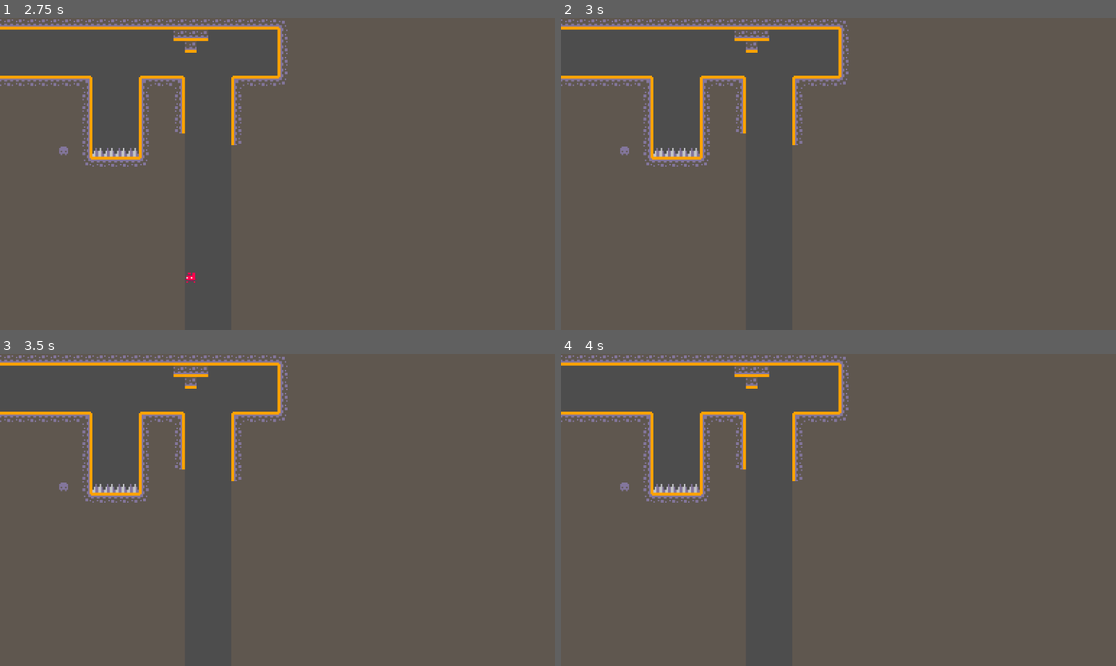
Above: before the commit, frames 1-4 (two rows, left to right).
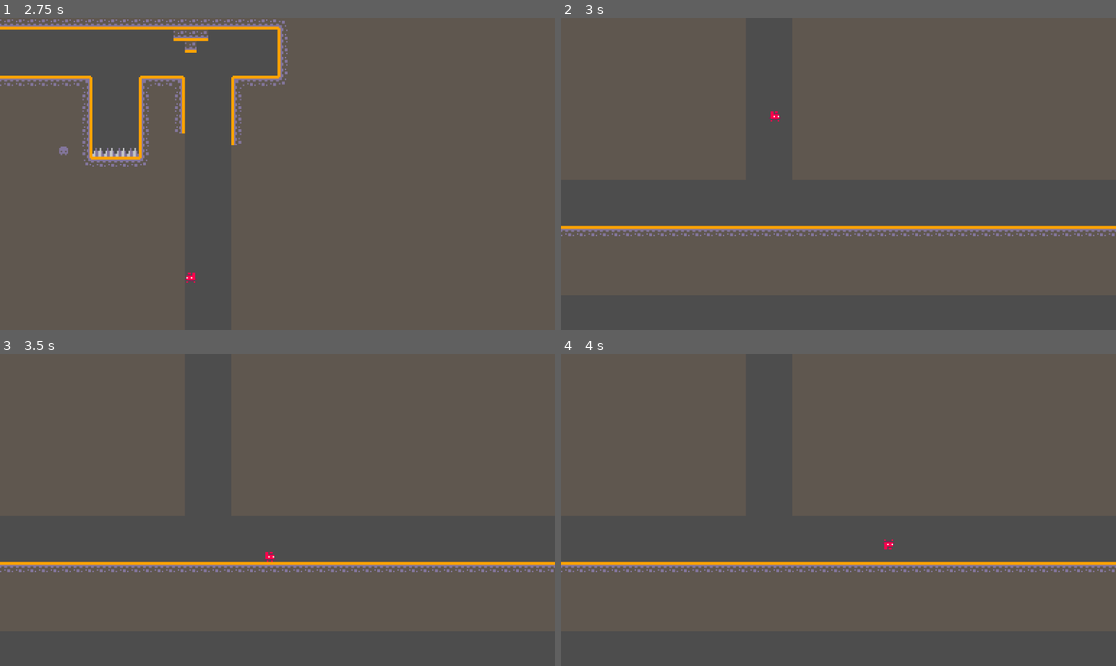
Above: after the commit, the same moments.

Repository: fredchien3/20-game-challenge
Game: Godot game, scene res://main/main.tscn
Two runs of this game, one before a commit and one after it. Both use one fixed random seed, a clock stepped at 60 frames per second and the inputs below.
Inputs:
- Up to frame 1 (2.75 s): tap Enter (ui_accept) at 0.5, 0.77, 1.25, 1.52, 2 s; hold A (a) 0.53-1.28 s; hold Right (ui_right) 0.53-2.03 s; tap D (d) at 0.8, 1.35 s; tap S (s) at 1.55 s; hold Left (ui_left) from 2.03 s (still down); hold S (s) from 2.03 s (still down); tap W (w) at 2.3 s
- Up to frame 2 (3 s): release Left (ui_left) at 2.78 s; release S (s) at 2.78 s; hold Right (ui_right) from 2.78 s (still down); tap W (w) at 2.85 s
- Up to frame 3 (3.5 s): keep holding Right (ui_right); tap Enter (ui_accept) at 3.02 s; tap A (a) at 3.05 s
- Up to frame 4 (4 s): keep holding Right (ui_right); hold A (a) from 3.53 s (still down); tap Enter (ui_accept) at 3.77 s; tap D (d) at 3.8 s

Frame 1 is identical in both runs. In frame 2, 5.7% of the frame differs, in the area x 0-100%, y 0-70%; in frame 3, 5.7%; in frame 4, 5.7%.

Commit message:
Improve camera snapping logic
- Cooldown + player shift prevents infinite snapping when player stands on boundary

Diff:
--- a/6--vvvvvv/main/camera_2d.gd
+++ b/6--vvvvvv/main/camera_2d.gd
@@ -1,49 +1,46 @@
 extends Camera2D
-# Math time.
-# Viewport width / camera_zoom_level = current camera width
-# width / 2 = initial offset
-# width + width = next screen over
 
-# Viewport height / camera_zoom_level = current camera height
-# height / 2 = initial offset
-# height + height = next screen below
+@onready var start_position = position
+@onready var camera_width = get_viewport().size.x / zoom.x
+@onready var camera_height = get_viewport().size.y / zoom.y
+@onready var cooldown = 0.0
 
-var start_position: Vector2
-var camera_width
-var camera_height
+# TBD: If camera desync becomes an issue due to player speed surpassing
+# the cooldown period, and the camera loses the player, a possible fix could be
+# to poll the player's position and center the camera on the nearest
+# camera-sized grid position that contains the player's position (math).
 
-func _ready() -> void:
-	start_position = position
-	camera_width = get_viewport().size.x / zoom.x
-	camera_height = get_viewport().size.y / zoom.y
-
-	#horizontal_offset = camera_width / 2.0
-	#vertical_offset = camera_height / 2.0
-
-# Called every frame. 'delta' is the elapsed time since the previous frame.
 func _process(delta: float) -> void:
-	pass
-
-# debugging purposes
-func _input(event: InputEvent) -> void:
-	if event.is_action_pressed("w"):
-		position.y -= camera_height
-	if event.is_action_pressed("a"):
-		position.x -= camera_width
-	if event.is_action_pressed("s"):
-		position.y += camera_height
-	if event.is_action_pressed("d"):
-		position.x += camera_width
-
+	if cooldown > 0.0: cooldown -= 0.1
 
 func _on_bottom_area_body_entered(body: Node2D) -> void:
-	position.y += camera_height
+	if cooldown > 0: return
+
+	if body.is_in_group("player"):
+		body.shift("down")
+		position.y += camera_height
+		cooldown = 3.0
 
 func _on_right_area_body_entered(body: Node2D) -> void:
-	position.x += camera_width
+	if cooldown > 0: return
+
+	if body.is_in_group("player"):
+		body.shift("right")
+		position.x += camera_width
+		cooldown = 3.0
 
 func _on_top_area_body_entered(body: Node2D) -> void:
-	position.y -= camera_height
+	if cooldown > 0: return
+
+	if body.is_in_group("player"):
+		body.shift("up")
+		position.y -= camera_height
+		cooldown = 3.0
 
 func _on_left_area_body_entered(body: Node2D) -> void:
-	position.x -= camera_width
+	if cooldown > 0: return
+
+	if body.is_in_group("player"):
+		body.shift("left")
+		position.x -= camera_width
+		cooldown = 3.0
--- a/6--vvvvvv/main/main.tscn
+++ b/6--vvvvvv/main/main.tscn
@@ -5,13 +5,21 @@
 [ext_resource type="PackedScene" uid="uid://3nsssrfp15wp" path="res://player/player.tscn" id="2_pjrb6"]
 [ext_resource type="Script" uid="uid://jn0nllgtfvcp" path="res://main/camera_2d.gd" id="4_c651c"]
 
-[sub_resource type="WorldBoundaryShape2D" id="WorldBoundaryShape2D_c651c"]
+[sub_resource type="SegmentShape2D" id="SegmentShape2D_c651c"]
+a = Vector2(-192, 0)
+b = Vector2(192, 0)
 
-[sub_resource type="WorldBoundaryShape2D" id="WorldBoundaryShape2D_3wy1v"]
+[sub_resource type="SegmentShape2D" id="SegmentShape2D_3wy1v"]
+a = Vector2(112, -0.000244141)
+b = Vector2(-104, 0.000244141)
 
-[sub_resource type="WorldBoundaryShape2D" id="WorldBoundaryShape2D_kfbq2"]
+[sub_resource type="SegmentShape2D" id="SegmentShape2D_kfbq2"]
+a = Vector2(-192, -0.000852966)
+b = Vector2(192, 0.000852966)
 
-[sub_resource type="WorldBoundaryShape2D" id="WorldBoundaryShape2D_4dugh"]
+[sub_resource type="SegmentShape2D" id="SegmentShape2D_4dugh"]
+a = Vector2(104, 0.000231012)
+b = Vector2(-112, -0.000248782)
 
 [node name="Main" type="Node2D"]
 texture_filter = 1
@@ -30,7 +38,7 @@
 tile_map_data = PackedByteArray("AAAAAAAAAAAEAAAAAAABAAAAAAAEAAAAAAACAAAAAAAEAAAAAAADAAAAAAAEAAAAAAAEAAAAAAAEAAAAAAAFAA …(32816 unchanged characters)…
 tile_set = ExtResource("1_pjrb6")
 
-[node name="Player" parent="." instance=ExtResource("2_pjrb6")]
+[node name="Player" parent="." groups=["player"] instance=ExtResource("2_pjrb6")]
 position = Vector2(24, 32)
 
 [node name="Camera2D" type="Camera2D" parent="."]
@@ -45,7 +53,7 @@
 
 [node name="CollisionShape2D" type="CollisionShape2D" parent="Camera2D/BottomArea"]
 position = Vector2(0, 108)
-shape = SubResource("WorldBoundaryShape2D_c651c")
+shape = SubResource("SegmentShape2D_c651c")
 metadata/_edit_lock_ = true
 
 [node name="RightArea" type="Area2D" parent="Camera2D"]
@@ -56,7 +64,7 @@
 [node name="CollisionShape2D" type="CollisionShape2D" parent="Camera2D/RightArea"]
 position = Vector2(192, 4)
 rotation = -1.57079
-shape = SubResource("WorldBoundaryShape2D_3wy1v")
+shape = SubResource("SegmentShape2D_3wy1v")
 metadata/_edit_lock_ = true
 
 [node name="TopArea" type="Area2D" parent="Camera2D"]
@@ -67,7 +75,7 @@
 [node name="CollisionShape2D" type="CollisionShape2D" parent="Camera2D/TopArea"]
 position = Vector2(0, -108)
 rotation = 3.14159
-shape = SubResource("WorldBoundaryShape2D_kfbq2")
+shape = SubResource("SegmentShape2D_kfbq2")
 metadata/_edit_lock_ = true
 
 [node name="LeftArea" type="Area2D" parent="Camera2D"]
@@ -78,7 +86,7 @@
 [node name="CollisionShape2D" type="CollisionShape2D" parent="Camera2D/LeftArea"]
 position = Vector2(-192, 4)
 rotation = 1.57079
-shape = SubResource("WorldBoundaryShape2D_4dugh")
+shape = SubResource("SegmentShape2D_4dugh")
 metadata/_edit_lock_ = true
 
 [connection signal="body_entered" from="Camera2D/BottomArea" to="Camera2D" method="_on_bottom_area_body_entered"]
--- a/6--vvvvvv/player/player.gd
+++ b/6--vvvvvv/player/player.gd
@@ -1,6 +1,7 @@
 extends CharacterBody2D
 
 const SPEED = 80.0
+const SHIFT_AMOUNT = 8.0
 
 @onready var gravity_multiplier = 0.4
 @onready var spawn_position = global_position
@@ -54,3 +55,17 @@
 func respawn():
 	global_position = spawn_position
 	alive = true
+
+## Nudges the player's position in a certain direction.
+## Used by the camera to move the player away from the edge after snapping
+## between screens.
+func shift(direction):
+	match direction:
+		"up":
+			position.y -= SHIFT_AMOUNT
+		"down":
+			position.y += SHIFT_AMOUNT
+		"left":
+			position.x -= SHIFT_AMOUNT
+		"right":
+			position.x += SHIFT_AMOUNT
